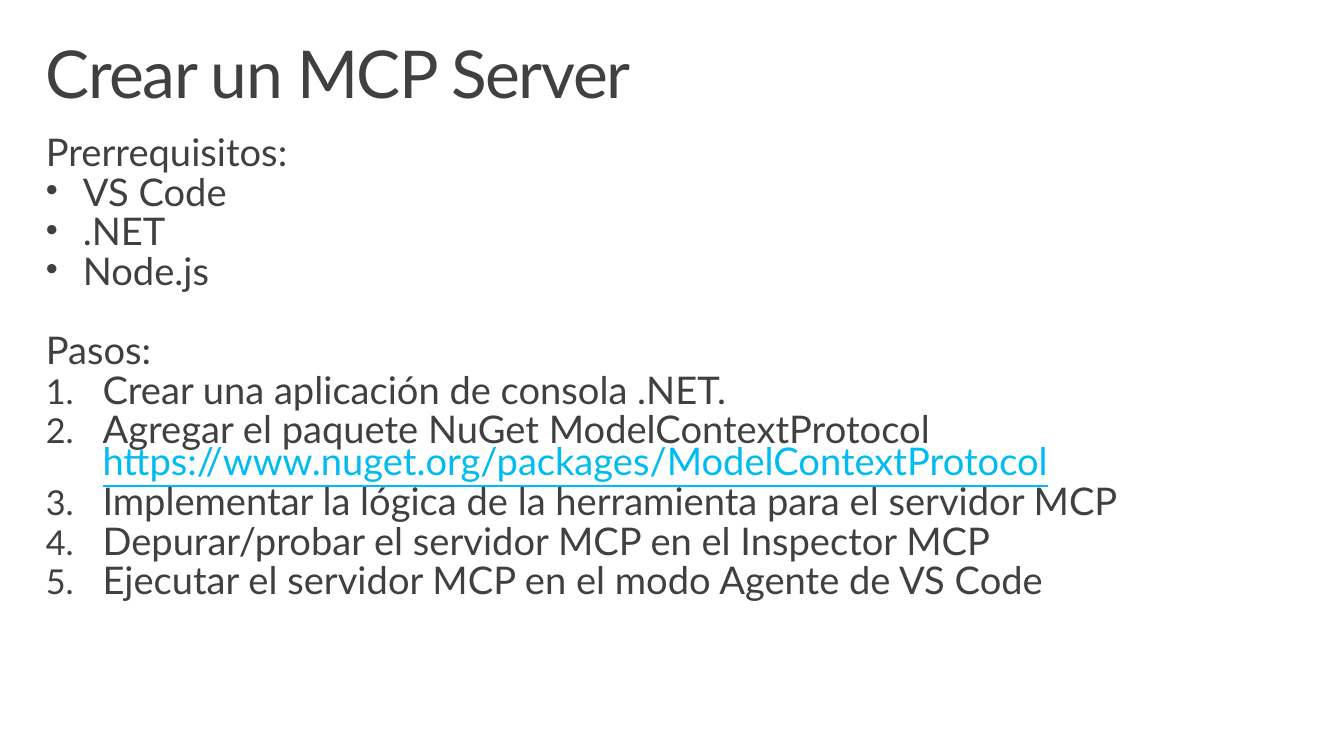
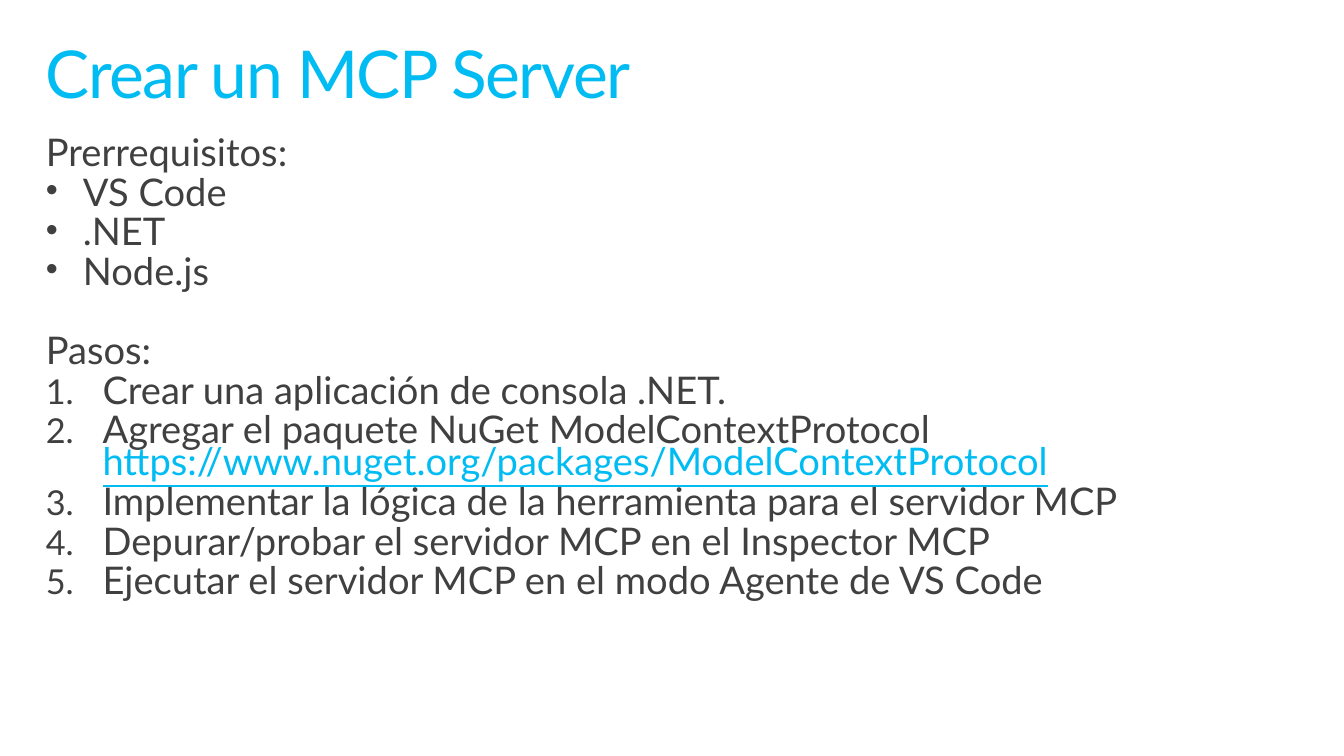
Before and after one commit to jsuarezruiz/sevilladotnet-mcp-materials, a slide deck: slide 30 of introduccion-mcp.pptx (slide 28 before the commit). Drawn at 1344x756 pixels with LibreOffice and Linux fonts; fonts in the diff are those of the drawing. Boxes give left, top, right and bottom in pixels: in the first picture for what was removed or moved away, otherwise in the second. Text is boxed around its words. In the diff, an @@ line names an element or a change of style, - is before the commit and + after.

```diff
--- a/introduccion-mcp.pptx
+++ b/introduccion-mcp.pptx
@@ title "Crear un MCP Server" at <box>46,50,630,99</box>: text colour #404040 to #00BCF2 @@
```
Also in this commit, not shown: 3 other slides changed, 9 slides added, 1 other file.
